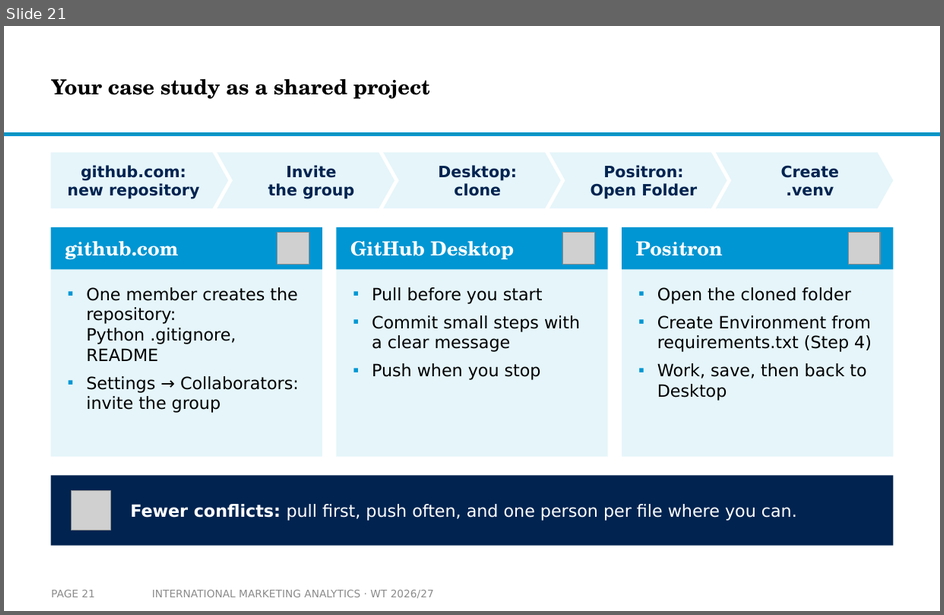
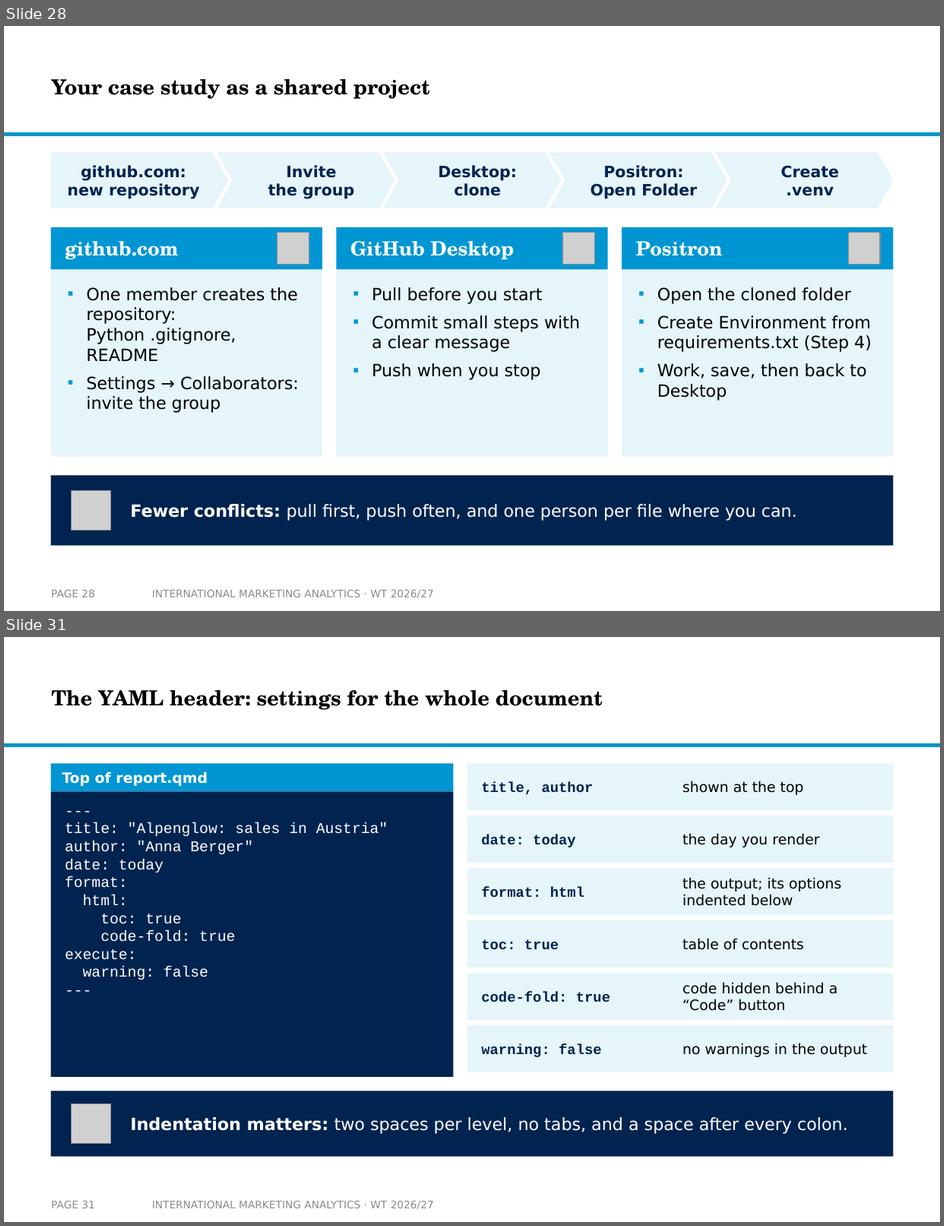
Before and after one commit to arnefloh-wu/International-Marketing-Analytics, a slide deck: slides/01a_setup-and-registration_WT26-27.pptx. Shown one above the other, each under a label of ours: slide 21 before the commit, slides 28 and 31 after it; the slides between them are not shown. The pictures are 944x615 and 944x1226 pixels, drawn with LibreOffice and Linux fonts; fonts in the diff are those of the drawing; grey boxes stand for pictures; background and template pictures are left out. Boxes give left, top, right and bottom in pixels: in the first picture for what was removed or moved away, otherwise in the second. Text is boxed around its words. In the diff, an @@ line names an element or a change of style, - is before the commit and + after.

```diff
--- a/slides/01a_setup-and-registration_WT26-27.pptx
+++ b/slides/01a_setup-and-registration_WT26-27.pptx
@@ slide 31 added at (x1=4, y1=637, x2=940, y2=1222), background #FFFFFF; not listed: 1 template element that a slide beside it also shows @@
@@ title added at (x1=51, y1=689, x2=603, y2=710), 16 pt, text #000000, bold @@
+The YAML header: settings for the whole document
@@ rectangle added at (x1=51, y1=763, x2=453, y2=791), fill #0096D3 @@
@@ text added at (x1=62, y1=772, x2=208, y2=786), 11 pt, text #FFFFFF, bold @@
+Top of report.qmd
@@ rectangle added at (x1=468, y1=763, x2=893, y2=810), fill #E5F5FA @@
@@ rectangle added at (x1=51, y1=791, x2=453, y2=1077), fill #002350 @@
@@ text added at (x1=481, y1=782, x2=594, y2=795), 11 pt, text #002350, bold @@
+title, author
@@ text added at (x1=683, y1=781, x2=804, y2=795), 11 pt, text #000000 @@
+shown at the top
@@ rectangle added at (x1=468, y1=816, x2=893, y2=863), fill #E5F5FA @@
@@ text added at (x1=65, y1=823, x2=389, y2=980), 11.5 pt, text #FFFFFF @@
+---
+title: "Alpenglow: sales in Austria"
+author: "Anna Berger"
+date: today
+format:
+html:
+toc: true
+code-fold: true
+execute:
+warning: false
+---
@@ text added at (x1=481, y1=835, x2=576, y2=848), 11 pt, text #002350, bold @@
+date: today
@@ text added at (x1=683, y1=833, x2=819, y2=848), 11 pt, text #000000 @@
+the day you render
@@ rectangle added at (x1=468, y1=868, x2=893, y2=915), fill #E5F5FA @@
@@ text added at (x1=481, y1=887, x2=585, y2=897), 11 pt, text #002350, bold @@
+format: html
@@ text added at (x1=683, y1=877, x2=842, y2=906), 11 pt, text #000000 @@
+the output; its options indented below
@@ rectangle added at (x1=468, y1=920, x2=893, y2=968), fill #E5F5FA @@
@@ text added at (x1=481, y1=939, x2=559, y2=949), 11 pt, text #002350, bold @@
+toc: true
@@ text added at (x1=683, y1=938, x2=804, y2=950), 11 pt, text #000000 @@
+table of contents
@@ rectangle added at (x1=468, y1=973, x2=893, y2=1020), fill #E5F5FA @@
@@ text added at (x1=481, y1=992, x2=610, y2=1002), 11 pt, text #002350, bold @@
+code-fold: true
@@ text added at (x1=683, y1=982, x2=838, y2=1011), 11 pt, text #000000 @@
+code hidden behind a “Code” button
@@ rectangle added at (x1=468, y1=1025, x2=893, y2=1072), fill #E5F5FA @@
@@ text added at (x1=481, y1=1044, x2=602, y2=1057), 11 pt, text #002350, bold @@
+warning: false
@@ text added at (x1=683, y1=1043, x2=867, y2=1057), 11 pt, text #000000 @@
+no warnings in the output
@@ rectangle added at (x1=51, y1=1091, x2=893, y2=1157), fill #002350 @@
@@ picture added at (x1=72, y1=1104, x2=110, y2=1144) @@
@@ text added at (x1=130, y1=1117, x2=848, y2=1134), 13 pt, text #FFFFFF @@
+Indentation matters: two spaces per level, no tabs, and a space after every colon.
@@ page number added at (x1=51, y1=1201, x2=94, y2=1209), 8 pt, text #8C8C8C @@
+PAGE 31
@@ text added at (x1=152, y1=1201, x2=434, y2=1209), 8 pt, text #8C8C8C @@
+INTERNATIONAL MARKETING ANALYTICS · WT 2026/27
@@ what was slide 21 is now slide 28 @@
@@ page number at (x1=51, y1=590, x2=94, y2=598): text changed @@
-PAGE 21
+PAGE 28
```
Also in this commit, not shown: 7 slides changed, 8 other slides added, 1 slide removed, 12 other files.
